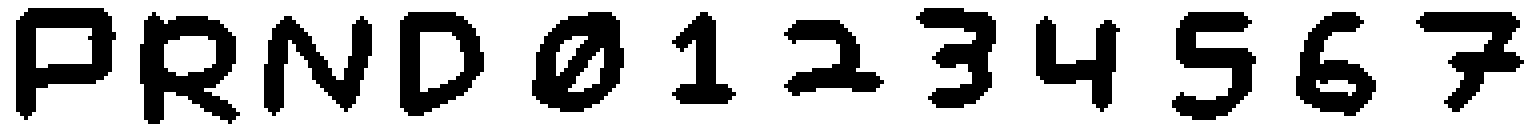
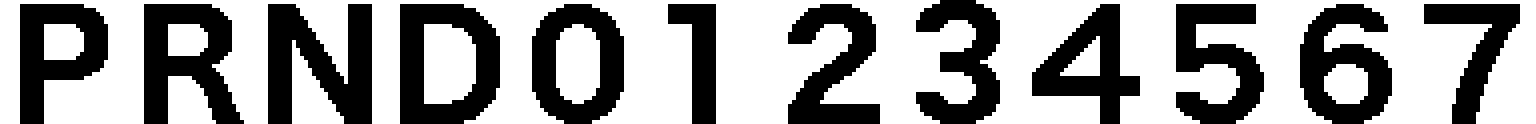
Revision of a layered 1536x124 image; what changed, layer by layer:
added layer "things" above "Background" over [20, 0, 1520, 124]
painted on "Background" over [16, 8, 1524, 124]
